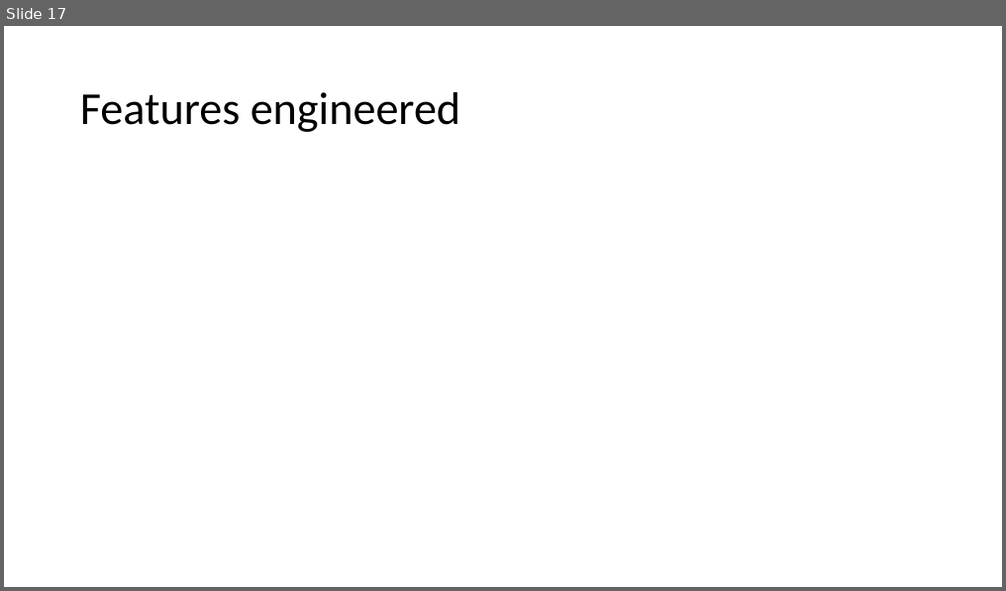
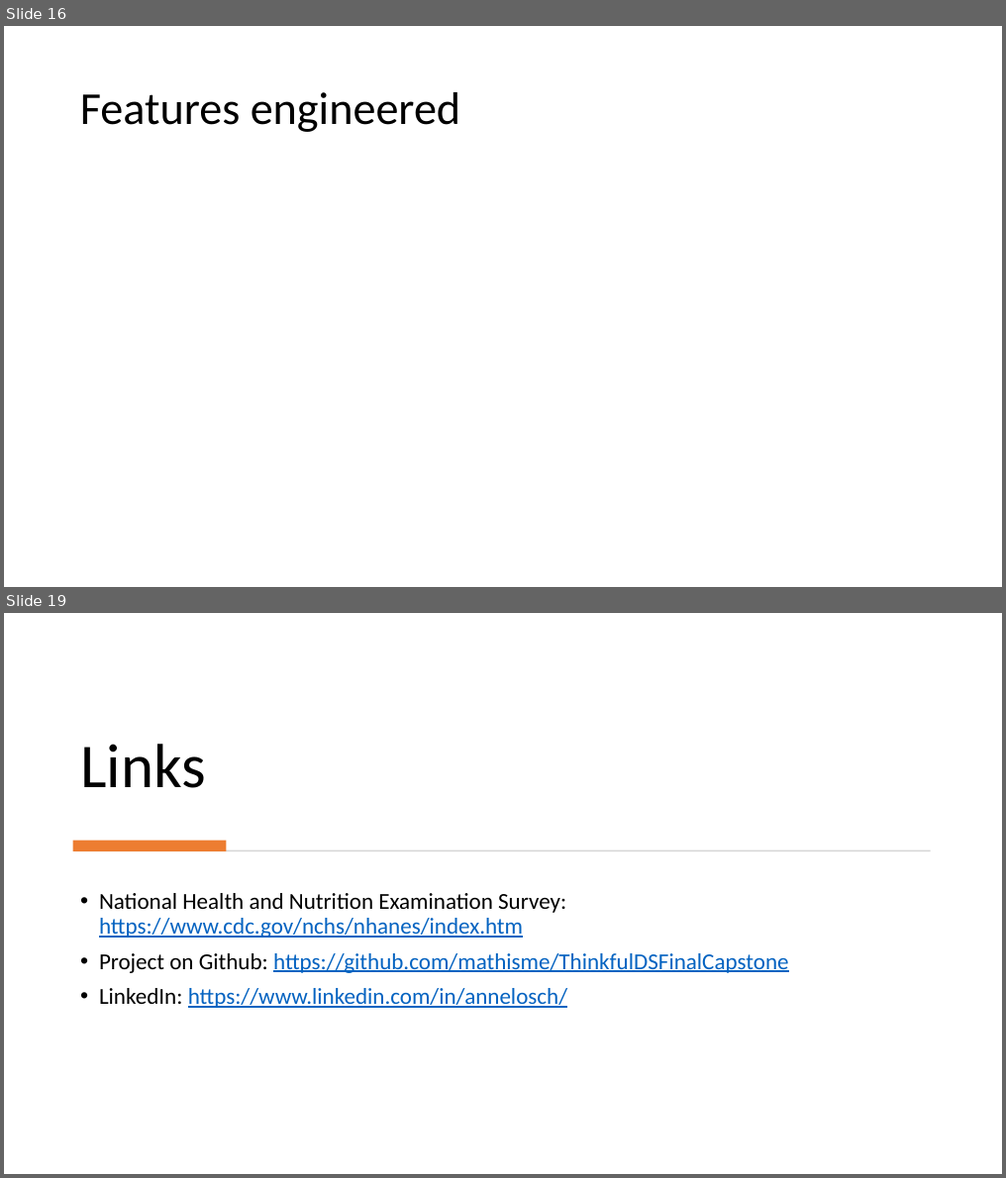
Before and after one commit to mathisme/ThinkfulDSFinalCapstone, a slide deck: Presentation.pptx. Shown one above the other, each under a label of ours: slide 17 before the commit, slides 16 and 19 after it; the slides between them are not shown. The pictures are 1006x591 and 1006x1178 pixels, drawn with LibreOffice and Linux fonts; fonts in the diff are those of the drawing. Boxes give left, top, right and bottom in pixels: in the first picture for what was removed or moved away, otherwise in the second. Text is boxed around its words. In the diff, an @@ line names an element or a change of style, - is before the commit and + after.

```diff
--- a/Presentation.pptx
+++ b/Presentation.pptx
@@ slide 19 added at (x1=4, y1=613, x2=1002, y2=1174), background #FFFFFF @@
@@ title added at (x1=80, y1=744, x2=206, y2=788), 60 pt, text #000000 @@
+Links
@@ rectangle added at (x1=73, y1=841, x2=227, y2=852), fill #ED7D31 @@
@@ rectangle added at (x1=75, y1=851, x2=931, y2=852), fill #D5D5D5 @@
@@ text added at (x1=99, y1=893, x2=788, y2=1008), 22 pt, text #0563C1, underline @@
+• National Health and Nutrition Examination Survey: https://www.cdc.gov/nchs/nhanes/index.htm
+• Project on Github: https://github.com/mathisme/ThinkfulDSFinalCapstone
+• LinkedIn: https://www.linkedin.com/in/annelosch/
@@ what was slide 17 is now slide 16 @@
```
Also in this commit, not shown: 9 slides changed, 5 other slides added, 4 slides removed.
